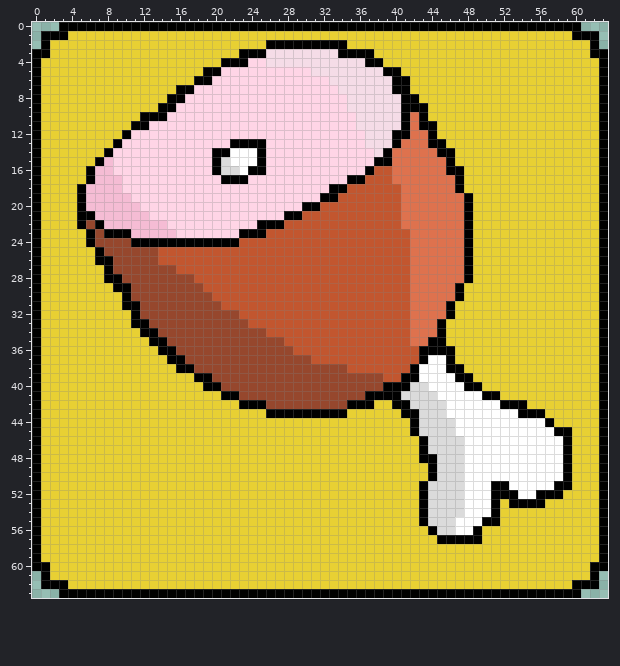
Two versions of one pixel-art sprite, Assets/Sprites/menu/jedzenie.png. The picture above is the old version.
The file is 64x64 pixels.
And afterwards:
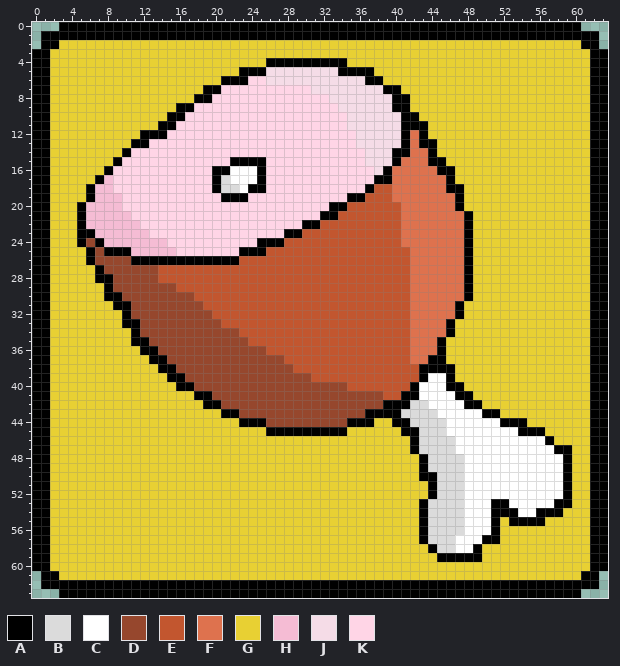
Palette (. is transparent): A #000000  B #dbdbdb  C #ffffff  D #96472d  E #c2562f  F #de724e  G #e8d033  H #f5bcd4  J #f5dce7  K #ffd5e6
What changed:
Changed rows in their new state; - is an unchanged pixel.
first column x 1:
 1 ---AAAAAAAAAAAAAAAAAAAAAAAAAAAAAAAAAAAAAAAAAAAAAAAAAAAAAAAA---
 2 -A-----------------------GGGGGGGGG--------------------------A-
 3 ----------------------GGGGGGGGGGGGGGG-------------------------
 4 A-------------------GGGGGAAAAAAAAAGGGG-----------------------A
 5 A-----------------GGGGAAAJJJJJ---AAAAGGG---------------------A
 6 A----------------GGGAAA--JJJJJJJ----AAGGG--------------------A
 7 A--------------GGGAA----------JJJ-----A-G--------------------A
 8 A-------------GGGAA-------------JJ-----A-G-------------------A
 9 A------------GGAA----------------J-----A-GG------------------A
10 A----------GGGAA------------------J------AG------------------A
11 A---------GGGAA-------------------J------A-G-----------------A
12 A--------GGAAA---------------------J---J--AG-----------------A
13 A-------GGAA---------KKKK----------J---JA-A-G----------------A
14 A------GGA---------KKKKKK-----------J-JAA--AGG---------------A
15 A-----GGA----------KKAAA------------JJJA---AAG---------------A
16 A----GGA------------AC-C------------KJA-----A-G--------------A
17 A----GA-K----------ABCCCA---------KKKAA------AG--------------A
18 A---GA--K----------ABBCAA-------KKKKA--F-----A---------------A
19 A---GA---K----------AAA--------KKKAA---F------AG-------------A
20 A--------KK------------------KKKAA------------AG-------------A
21 A----H----KK---------------KKKKAA----------------------------A
22 A----HH----KKK----------KKKKKAA------------------------------A
23 A---A-HHHH--KKK-------KKKKKAA-----------F--------------------A
24 A---ADAHHHHHHHKKKKKKKKKKAAA-------------F--------------------A
25 A----ADAAAHHHHHKKKKKKKAAA------------------------------------A
26 A----ADD--AAAAAAAAAAAA---------------------------------------A
27 A-----AD-----EE----------------------------------------------A
28 A-----A-D----EEEE--------------------------------------------A
29 A------ADD-----EEE----------------------------FA-------------A
30 A------AAD-------EE---------------------------FA-------------A
31 A-------A-D-------EE-------------------------FA--------------A
32 A--------AD--------EEE-----------------------FA--------------A
33 A--------A-D--------EEE---------------------FA---------------A
34 A---------ADD---------EEE-------------------FA---------------A
35 A---------AADD---------EEEE----------------F-----------------A
36 A----------AADD----------EEE-------------FFF-G---------------A
37 A-----------AADD-----------EEE-----------FFAAG---------------A
38 A------------AADD-----------EEEEEE-------EAAA-G--------------A
39 A-------------AADDD-----------EEEEEEEE--EEA--AGG-------------A
40 A--------------AADDD--------------EEEEEEEAC--AAGG------------A
41 A----------------AADDD--------------DDEEAACC--AAGGG----------A
42 A-----------------AADDDDD---------DDDDA----CC--AAGGGGG-------A
43 A-------------------AADDDDDDDDDDDDDDAAAABB--C----AAGGGGG-----A
44 A---------------------AAADDDDDDDDDAAA--AAB---C-----AAAGGG----A
45 A------------------------AAAAAAAAA------A----C-------AAAGGG--A
46 A----------------------------------------AB---C---------AGG--A
47 A----------------------------------------AB---C----------A---A
48 A------------------------------------------B-----------------A
49 A-----------------------------------------AB-----------------A
50 A-----------------------------------------A------------------A
51 A-----------------------------------------GA------CC-----C---A
52 A-----------------------------------------GA------CCC--CCCA--A
53 A--------------------------------------------------ACCCCCAA--A
54 A--------------------------------------------------AACCAAA---A
55 A---------------------------------------------B--C--AAAA-----A
56 A-----------------------------------------AB--B-CCA----------A
57 A-----------------------------------------ABBBCCCAA----------A
58 A------------------------------------------ABBCCA------------A
59 A-------------------------------------------AAAAA------------A
61 -A----------------------------------------------------------A-
62 ---AAAAAAAAAAAAAAAAAAAAAAAAAAAAAAAAAAAAAAAAAAAAAAAAAAAAAAAA---
